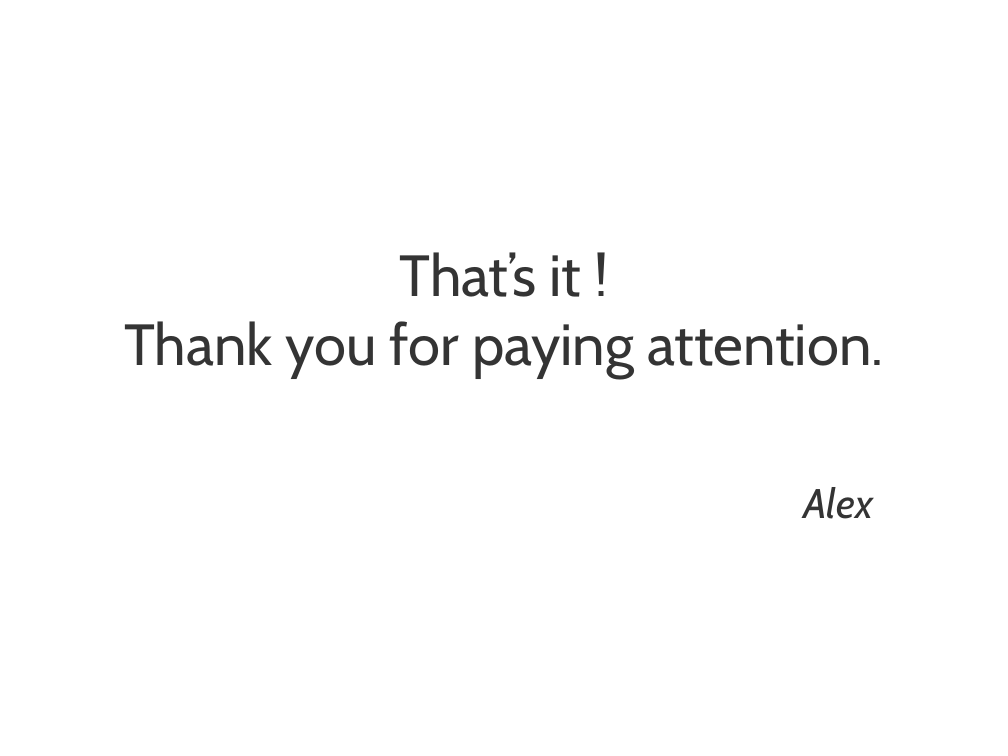
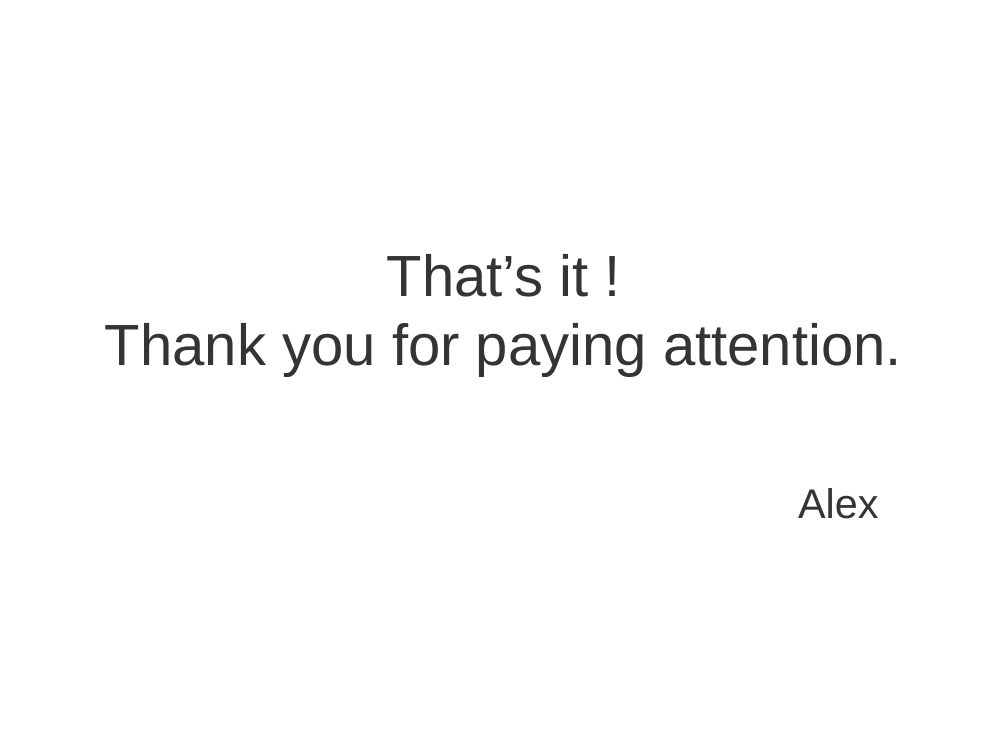
Before and after one commit to rexos/rexos.github.io, a slide deck: slide 22 of presentation.ppt. Drawn at 1008x756 pixels with LibreOffice and Linux fonts; fonts in the diff are those of the drawing. Boxes give left, top, right and bottom in pixels: in the first picture for what was removed or moved away, otherwise in the second. Text is boxed around its words. In the diff, an @@ line names an element or a change of style, - is before the commit and + after.

```diff
--- a/presentation.ppt
+++ b/presentation.ppt
@@ title "That’s it ! Thank you ..." at box(105, 254, 902, 376): font Cabin to Arial @@
@@ text "Alex" at box(798, 488, 878, 519): font Cabin to Arial, italic off @@
```
Also in this commit, not shown: 15 other slides changed.
